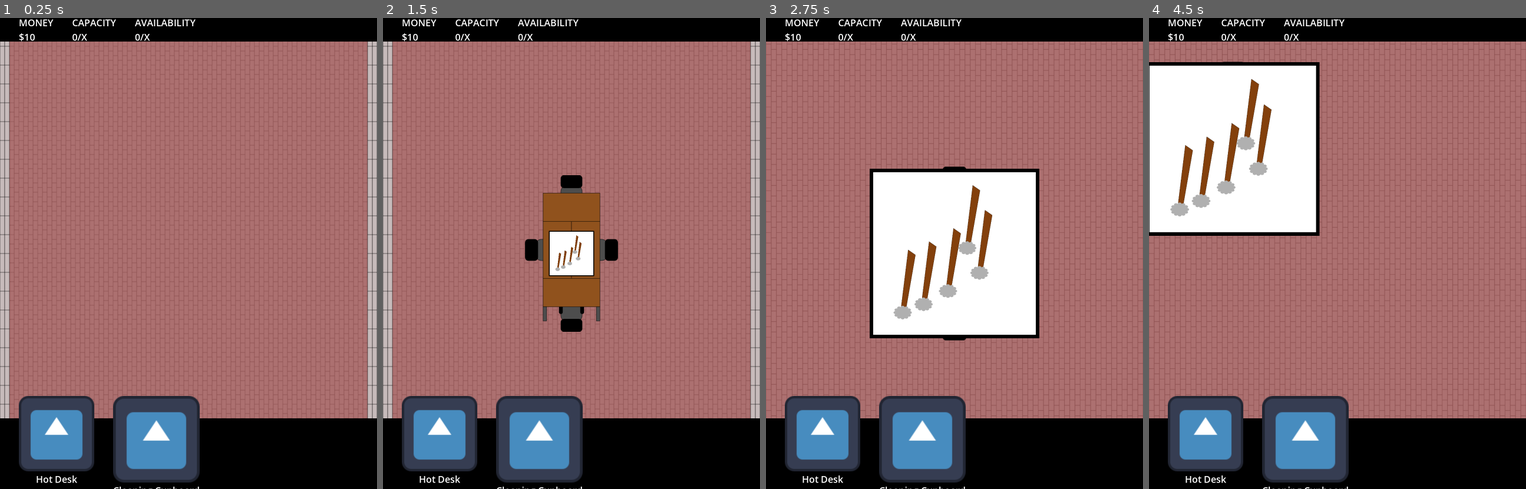
Above: before the commit, frames 1-4 (left to right).
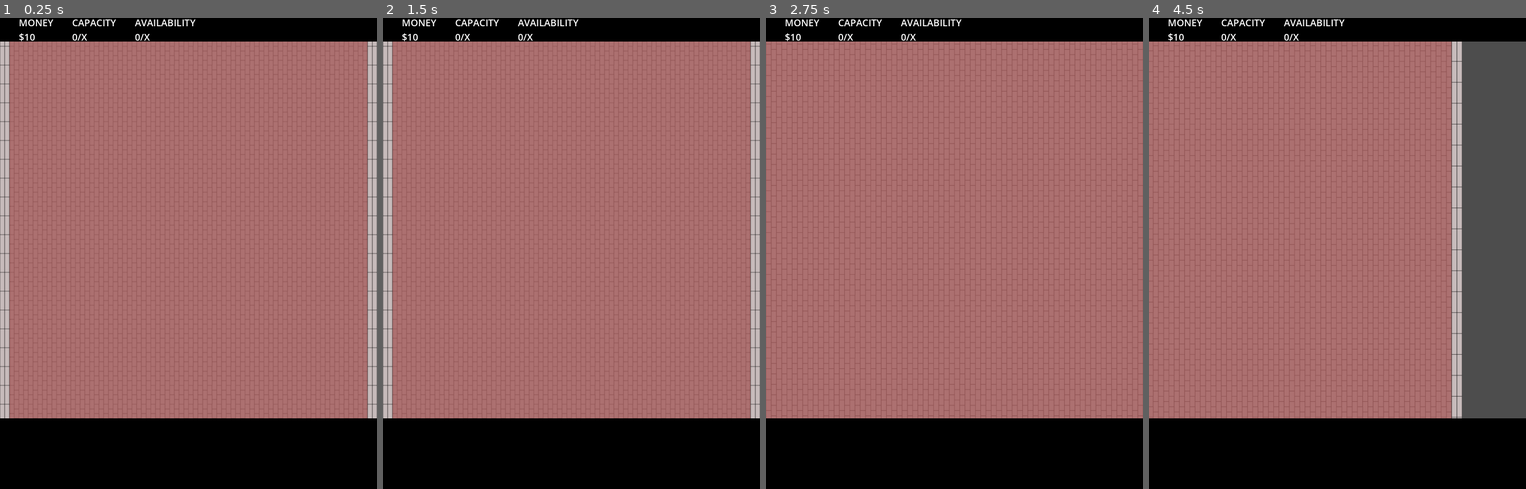
Above: after the commit, the same moments.

Repository: niels-hb/officie-godot
Game: Godot game, scene res://scenes/offices/basic_office_1/basic_office_1.tscn
Same seed, same stepped clock (60 frames per second), same inputs: the game is played once before the commit and once after it. The engine's default icon, where the game draws it, is replaced by a stand-in: a white triangle on a blue panel in a dark square.
Inputs (mouse positions are in pixels of both pictures, inside the frame that each line leads up to):
- Up to frame 1 (0.25 s): no input
- Up to frame 2 (1.5 s): tap Enter at 0.5 s; drag from (439, 451) to (609, 149) at 0.52 s; drag from (537, 451) to (571, 253) at 1.27 s
- Up to frame 3 (2.75 s): hold . (multi_swipe_down_right) from 2.03 s (still down); hold Mouse wheel up (pinch_outward) from 2.03 s (still down); click (954, 253) at 2.17 s
- Up to frame 4 (4.5 s): release . (multi_swipe_down_right) at 2.75 s; release Mouse wheel up (pinch_outward) at 2.75 s; drag from (1337, 253) to (1224, 182) at 2.77 s; move the mouse to (1450, 324) at 3.52 s; hold M (multi_swipe_down_left) 3.53-4.25 s; hold Middle mouse button (multi_touch) 3.53-4.25 s; drag from (1224, 182) to (1280, 135) at 4.27 s

The runs differ from the first frame. In frame 1, 7.4% of the frame differs, in the area x 5-53%, y 80-100%; in frame 2, 12%; in frame 3, 24%; in frame 4, 42%, in the area x 0-100%, y 5-100%.
Error after the commit: Parse Error: Could not find type "Room" in the current scope. (res://scenes/offices/base_office/base_office.gd:22)

Commit message:
Removed RoomConfiguration and Room, will be moved to fields in respective room's scenes

Diff:
--- a/project.godot
+++ b/project.godot
@@ -18,7 +18,6 @@
 [autoload]
 
 InputManager="*res://addons/GodotTouchInputManager/InputManager.gd"
-RoomConfiguration="*res://static_config/room_configuration/room_configuration.gd"
 GameInformation="*res://player/game_information.gd"
 
 [debug]
--- a/static_config/room_configuration/room.gd
+++ /dev/null
@@ -1,19 +0,0 @@
-class_name Room
-
-var name: String
-var price: int
-var income_per_day: int
-var icon: String
-var scene: PackedScene
-
-
-func _init(_name: String, _price: int, _income_per_day: int, _icon: String, _scene: String) -> void:
-	self.name = _name
-	self.price = _price
-	self.income_per_day = _income_per_day
-	self.icon = _icon
-	self.scene = load(_scene)
-
-
-func _to_string() -> String:
-	return "%s ($%s) [%s; %s]" % [name, price, icon, scene]
--- a/static_config/room_configuration/room_configuration.cfg
+++ /dev/null
@@ -1,105 +0,0 @@
-[hot_desk]
-active=true
-room_name="Hot Desk"
-price=10
-income_per_day=2
-icon="res://assets/icons/icon.svg"
-scene="res://scenes/rooms/hot_desk/hot_desk.tscn"
-
-[dedicated_desk]
-active=false
-room_name="Dedicated Desk"
-price=10
-icon="res://assets/icons/icon.svg"
-scene="res://scenes/rooms/dedicated_desk/dedicated_desk.tscn"
-
-[studio]
-active=false
-room_name="Studio"
-price=10
-icon="res://assets/icons/icon.svg"
-scene="res://scenes/rooms/studio/studio.tscn"
-
-[cleaning_room]
-active=true
-room_name="Cleaning Cupboard"
-price=10
-icon="res://assets/icons/icon.svg"
-scene="res://scenes/rooms/cleaning_room/cleaning_room.tscn"
-
-[reception]
-active=false
-room_name="Reception"
-price=10
-icon="res://assets/icons/icon.svg"
-scene="res://scenes/rooms/reception/reception.tscn"
-
-[storage]
-active=false
-room_name="Storage"
-price=10
-icon="res://assets/icons/icon.svg"
-scene="res://scenes/rooms/storage/storage.tscn"
-
-[restroom]
-active=false
-room_name="Restroom"
-price=10
-icon="res://assets/icons/icon.svg"
-scene="res://scenes/rooms/restroom/restroom.tscn"
-
-[meeting_room]
-active=false
-room_name="Meeting Room"
-price=10
-icon="res://assets/icons/icon.svg"
-scene="res://scenes/rooms/meeting_room/meeting_room.tscn"
-
-[phone_booth]
-active=false
-room_name="Phone Booth"
-price=10
-icon="res://assets/icons/icon.svg"
-scene="res://scenes/rooms/phone_booth/phone_booth.tscn"
-
-[nursing_room]
-active=false
-room_name="Nursing Room"
-price=10
-icon="res://assets/icons/icon.svg"
-scene="res://scenes/rooms/nursing_room/nursing_room.tscn"
-
-[sleeping_booth]
-active=false
-room_name="Sleeping Booth"
-price=10
-icon="res://assets/icons/icon.svg"
-scene="res://scenes/rooms/sleeping_booth/sleeping_booth.tscn"
-
-[lounge]
-active=false
-room_name="Lounge"
-price=10
-icon="res://assets/icons/icon.svg"
-scene="res://scenes/rooms/lounge/lounge.tscn"
-
-[kitchen]
-active=false
-room_name="Kitchen"
-price=10
-icon="res://assets/icons/icon.svg"
-scene="res://scenes/rooms/kitchen/kitchen.tscn"
-
-[storage_lockers]
-active=false
-room_name="Storage Lockers"
-price=10
-icon="res://assets/icons/icon.svg"
-scene="res://scenes/rooms/storage_lockers/storage_lockers.tscn"
-
-[printer]
-active=false
-room_name="Printer"
-price=10
-icon="res://assets/icons/icon.svg"
-scene="res://scenes/rooms/printer/printer.tscn"
--- a/static_config/room_configuration/room_configuration.gd
+++ /dev/null
@@ -1,37 +0,0 @@
-extends Node
-
-const CONFIG_FILE_PATH: String = "res://static_config/room_configuration/room_configuration.cfg"
-
-const ROOM_ACTIVE_IDENTIFIER: String = "active"
-const ROOM_NAME_IDENTIFIER: String = "room_name"
-const ROOM_PRICE_IDENTIFIER: String = "price"
-const ROOM_INCOME_PER_DAY_DENTIFIER: String = "income_per_day"
-const ROOM_ICON_IDENTIFIER: String = "icon"
-const ROOM_SCENE_IDENTIFIER: String = "scene"
-
-var available_rooms: Array[Room] = []
-
-
-func _ready() -> void:
-	var room_configuration: ConfigFile = ConfigFile.new()
-	var error: Error = room_configuration.load(CONFIG_FILE_PATH)
-
-	if error != OK:
-		printerr("Unable to load configuration file located at %s" % CONFIG_FILE_PATH)
-		print_stack()
-		return
-
-	for room: String in room_configuration.get_sections():
-		var room_active: bool = room_configuration.get_value(room, ROOM_ACTIVE_IDENTIFIER)
-		if !room_active:
-			continue
-
-		var room_name: String = room_configuration.get_value(room, ROOM_NAME_IDENTIFIER, "N/A")
-		var price: int = room_configuration.get_value(room, ROOM_PRICE_IDENTIFIER, 0)
-		var income_per_day: int = room_configuration.get_value(
-			room, ROOM_INCOME_PER_DAY_DENTIFIER, 0
-		)
-		var icon: String = room_configuration.get_value(room, ROOM_ICON_IDENTIFIER)
-		var scene: String = room_configuration.get_value(room, ROOM_SCENE_IDENTIFIER)
-
-		available_rooms.append(Room.new(room_name, price, income_per_day, icon, scene))
